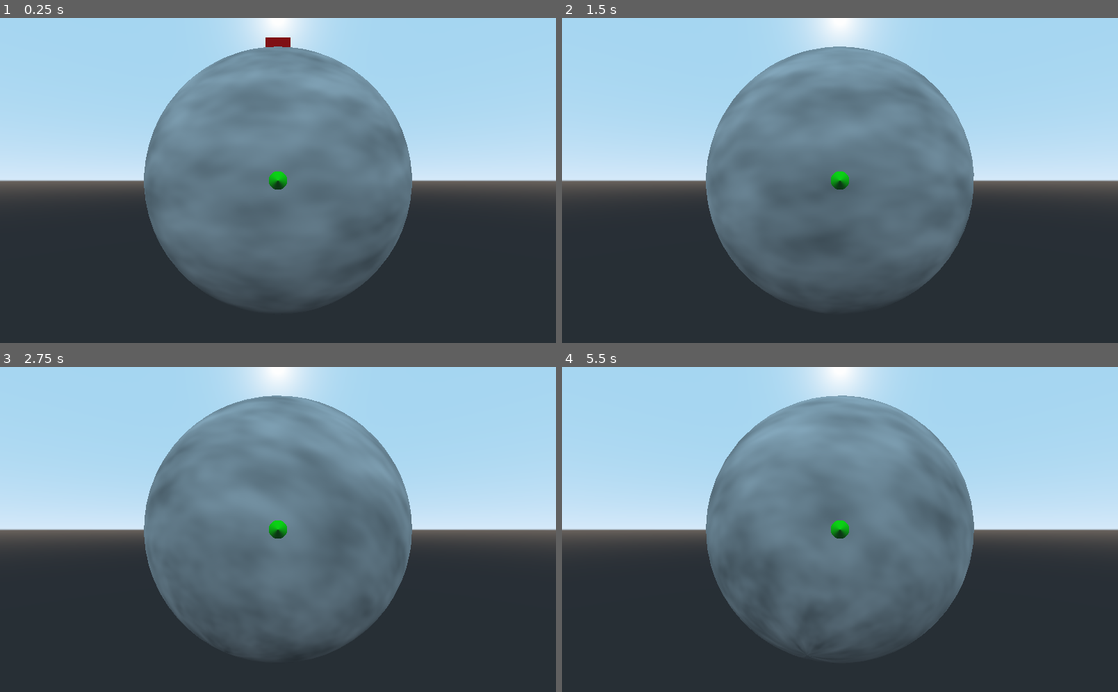
Above: before the commit, frames 1-4 (two rows, left to right).
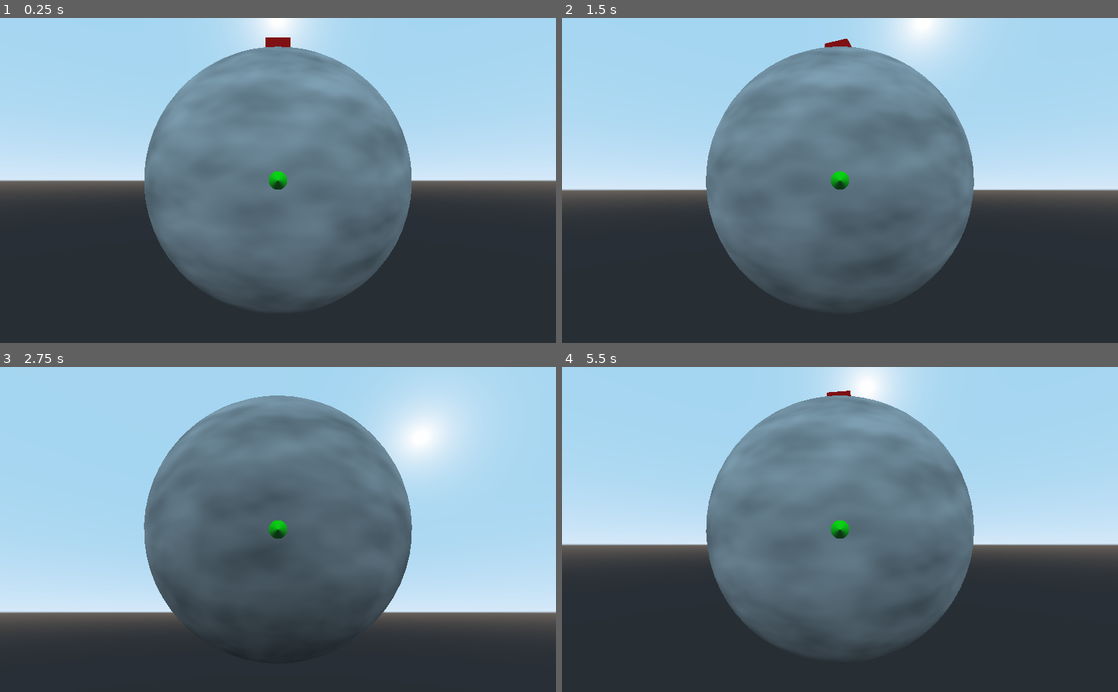
Above: after the commit, the same moments.

Repository: harrisonepperson/Godot-Planet-Walking-Example
Game: Godot game, scene res://Space.tscn
Two runs of this game, one before a commit and one after it. Both use one fixed random seed, a clock stepped at 60 frames per second and the inputs below.
Inputs:
- Up to frame 1 (0.25 s): no input
- Up to frame 2 (1.5 s): tap Enter at 0.5 s; hold D (walk_east) 0.53-1.28 s; hold S (walk_south) from 1.28 s (still down)
- Up to frame 3 (2.75 s): release S (walk_south) at 2.03 s; hold D (walk_east) from 2.03 s (still down)
- Up to frame 4 (5.5 s): release D (walk_east) at 2.78 s; hold W (walk_north) 2.78-3.53 s; hold A (walk_west) 3.53-5.03 s; hold S (walk_south) from 5.03 s (still down)

The runs differ from the first frame. In frame 1, less than 0.1% of the frame differs, in the area x 25-75%, y 8-68%; in frame 2, 6.2%; in frame 3, 38%, in the area x 0-100%, y 0-90%; in frame 4, 7.4%.

Commit message:
Added Kinematic body attempt at the same effect

Diff:
--- /dev/null
+++ b/Character.gd
@@ -0,0 +1,32 @@
+extends KinematicBody
+
+export(float) var speed = 50
+export(float) var acceleration = 5
+
+var direction = Vector3()
+var velocity = Vector3(0,0,0)
+var gravity = 20
+
+func _process(delta):
+	direction = Vector3()
+	var here = self.global_transform.origin
+	var down = -here.normalized()
+
+	if Input.is_action_pressed("walk_north"):
+		direction.y += 1
+	elif Input.is_action_pressed("walk_south"):
+		direction.y -= 1
+	if Input.is_action_pressed("walk_east"):
+		direction.x += 1
+	elif Input.is_action_pressed("walk_west"):
+		direction.x -= 1
+
+	direction += down * gravity
+	direction = direction.normalized()
+
+	var t_velocity = velocity
+
+	velocity = t_velocity.linear_interpolate(direction * speed, acceleration * delta)
+	velocity = move_and_slide(velocity, -down)
+
+	look_at(Vector3(), Vector3(0,1,0))
--- a/Space.gd
+++ /dev/null
@@ -1,30 +0,0 @@
-extends Node
-
-export(float) var speed = 50
-
-func _process(delta):
-
-	if Input.is_action_pressed("walk_north"):
-		var foot = $Character/North
-		foot.force_raycast_update()
-
-		if !foot.is_colliding():
-			$Planet.rotate_x(deg2rad(speed) * delta)
-	elif Input.is_action_pressed("walk_south"):
-		var foot = $Character/South
-		foot.force_raycast_update()
-
-		if !foot.is_colliding():
-			$Planet.rotate_x(-deg2rad(speed) * delta)
-	if Input.is_action_pressed("walk_east"):
-		var foot = $Character/East
-		foot.force_raycast_update()
-
-		if !foot.is_colliding():
-			$Planet.rotate_y(-deg2rad(speed) * delta)
-	elif Input.is_action_pressed("walk_west"):
-		var foot = $Character/West
-		foot.force_raycast_update()
-
-		if !foot.is_colliding():
-			$Planet.rotate_y(deg2rad(speed) * delta)
--- a/Space.tscn
+++ b/Space.tscn
@@ -1,6 +1,9 @@
-[gd_scene load_steps=11 format=2]
+[gd_scene load_steps=13 format=2]
 
-[ext_resource path="res://Space.gd" type="Script" id=1]
+[ext_resource path="res://Character.gd" type="Script" id=2]
+
+[sub_resource type="SphereShape" id=10]
+radius = 5.0
 
 [sub_resource type="OpenSimplexNoise" id=1]
 
@@ -25,6 +28,9 @@
 [sub_resource type="CubeMesh" id=7]
 material = SubResource( 6 )
 
+[sub_resource type="SphereShape" id=11]
+radius = 0.25
+
 [sub_resource type="SpatialMaterial" id=8]
 albedo_color = Color( 0, 1, 0, 1 )
 
@@ -35,9 +41,11 @@
 height = 0.5
 
 [node name="Space" type="Node"]
-script = ExtResource( 1 )
 
-[node name="Planet" type="Spatial" parent="."]
+[node name="Planet" type="StaticBody" parent="."]
+
+[node name="CollisionShape" type="CollisionShape" parent="Planet"]
+shape = SubResource( 10 )
 
 [node name="MeshInstance" type="MeshInstance" parent="Planet"]
 mesh = SubResource( 4 )
@@ -53,8 +61,12 @@
 mesh = SubResource( 7 )
 material/0 = null
 
-[node name="Character" type="Spatial" parent="."]
+[node name="Character" type="KinematicBody" parent="."]
 transform = Transform( 1, 0, 0, 0, 1, 0, 0, 0, 1, 0, 0, 5.25 )
+script = ExtResource( 2 )
+
+[node name="CollisionShape" type="CollisionShape" parent="Character"]
+shape = SubResource( 11 )
 
 [node name="Camera" type="Camera" parent="Character"]
 transform = Transform( 1, 0, 0, 0, 1, 0, 0, 0, 1, 0, 0, 4.75 )
@@ -63,15 +75,3 @@
 transform = Transform( 1, 0, 0, 0, -1.62921e-07, -1, 0, 1, -1.62921e-07, 0, 0, 0 )
 mesh = SubResource( 9 )
 material/0 = null
-
-[node name="North" type="RayCast" parent="Character"]
-cast_to = Vector3( 0, 0.5, 0 )
-
-[node name="South" type="RayCast" parent="Character"]
-cast_to = Vector3( 0, -0.5, 0 )
-
-[node name="East" type="RayCast" parent="Character"]
-cast_to = Vector3( 0.5, 0, 0 )
-
-[node name="West" type="RayCast" parent="Character"]
-cast_to = Vector3( -0.5, 0, 0 )
Not shown, changed: README.md
